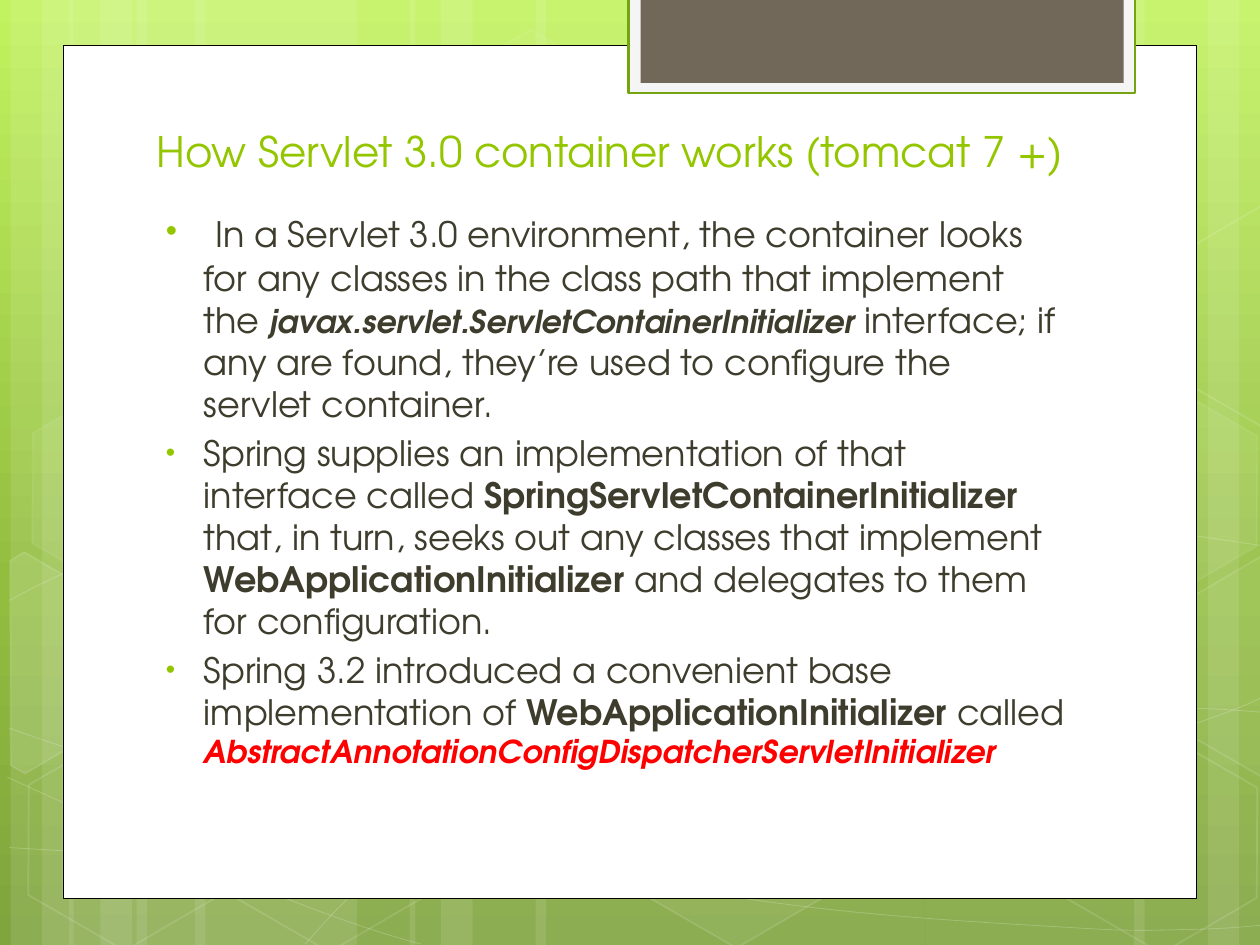
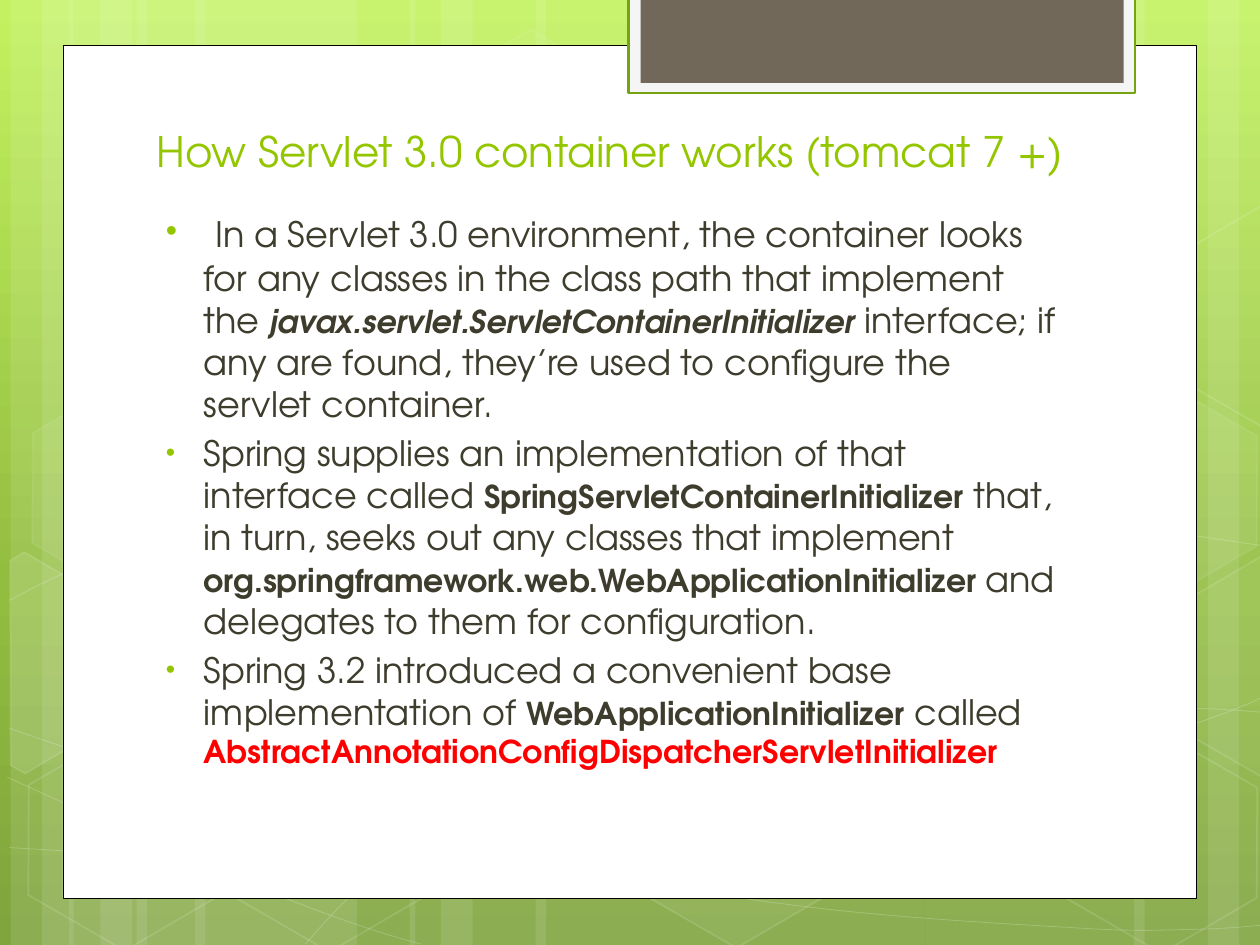
Before and after one commit to IPython-Learn/spring-web-training, a slide deck: slide 7 of SpringWebTraining.pptx (slide 5 before the commit). Drawn at 1260x945 pixels with LibreOffice and Linux fonts; fonts in the diff are those of the drawing. Boxes give left, top, right and bottom in pixels: in the first picture for what was removed or moved away, otherwise in the second. Text is boxed around its words. In the diff, an @@ line names an element or a change of style, - is before the commit and + after.

```diff
--- a/SpringWebTraining.pptx
+++ b/SpringWebTraining.pptx
@@ text at box(204, 439, 1055, 642): text changed @@
-• Spring supplies an implementation of that interface called SpringServletContainerInitializer that, in turn, seeks out any classes that implement WebApplicationInitializer and delegates to them for configuration.
+• Spring supplies an implementation of that interface called SpringServletContainerInitializer that, in turn, seeks out any classes that implement org.springframework.web.WebApplicationInitializer and delegates to them for configuration.
@@ text at box(204, 656, 1021, 770): size 20 to 18 pt in "WebApplicationInitializer"; italic off in "AbstractAnnotationConfigDispatcherServletInitializer" @@
```
Also in this commit, not shown: 7 other slides changed, 5 slides added, 8 other files.
